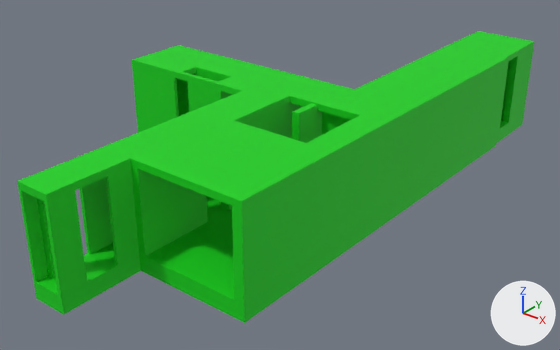
Two versions of the OBJ model LaboReV/data/baker/rdc/couloirs_rdc.obj, one commit apart.
The view is the same before and after, from a 50 mm lens placed at (17.63, -5.86, 10.16), pointed at (4.16, 10.98, -0.28). Every picture has the same lights, and +X, +Y and +Z are marked at lower right. Where no turn or scale is listed for an object, it has been applied to the vertices. Vertices at the same position are counted once.

Objects in the first picture: 'Couloirs_RDC_Cube.039'.
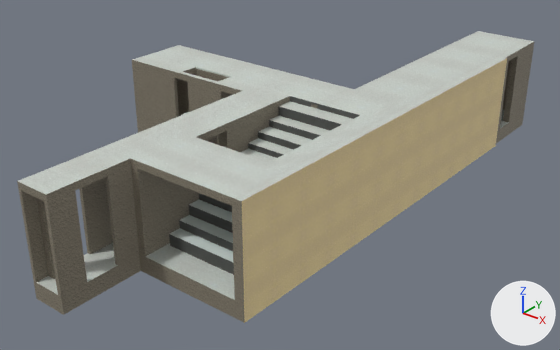
The newer file is also turned or shifted as a whole; pictures and numbers use the older file's frame.

Changed parts and their boxes [x1, y1, x2, y2] in the pictures (560 x 350 px):
part 1 of me_couloirs_rdc_cube_039, added
    after: [169, 101, 352, 275]
part 2 of me_couloirs_rdc_cube_039, built on
    both: [111, 58, 507, 297]
part 3 of me_couloirs_rdc_cube_039, recoloured (green to beige)
    both: [242, 59, 530, 322]
part 4 of me_couloirs_rdc_cube_039, recoloured
    both: [17, 42, 534, 323]
part 5 of me_couloirs_rdc_cube_039, recoloured (green to grey)
    both: [18, 31, 534, 300]
part 6 of me_couloirs_rdc_cube_039, recoloured (green to grey)
    both: [290, 96, 359, 119]

Patch to the scene script:
```diff
--- a/LaboReV/data/baker/rdc/couloirs_rdc.obj.py
+++ b/LaboReV/data/baker/rdc/couloirs_rdc.obj.py
@@ mat_murextlow @@
+mat_murextlow = principled_material('MurExtLow')
+mat_murextlow.texture = img_danteext_jpg
+mat_murextlow.roughness = 0.69
@@ mat_darkwall @@
+mat_darkwall = principled_material('darkWall')
+mat_darkwall.texture = img_dantedark_png
+mat_darkwall.roughness = 0.69
@@ mat_ceiling @@
+mat_ceiling = principled_material('ceiling')
+mat_ceiling.texture = img_dante_jpg
+mat_ceiling.roughness = 0.69
@@ mat_greydwall @@
+mat_greydwall = principled_material('greyDWall')
+mat_greydwall.texture = img_wall_png
+mat_greydwall.roughness = 0.693
@@ me_couloirs_rdc_cube_039 @@
-me_couloirs_rdc_cube_039.from_pydata(...)  # 460 vertices, 949 faces; spans x -1.2..8.2, y 2.5..20.1, z -0.5..2.6
+me_couloirs_rdc_cube_039.from_pydata(...)  # 620 vertices, 1262 faces; spans x -1.2..8.2, y 2.5..20.1, z -0.5..2.6
+# me_couloirs_rdc_cube_039 part 1: a new loose piece of 76 vertices spanning x 4.9..7.6, y 5.6..10.5, z -0.1..2.4
+# me_couloirs_rdc_cube_039 part 2
+# 12 faces are deleted
+# 6 vertices in x 5.6..5.9, y 9.7, z 0.0..2.6 move by (0.0, 0.8, 0.0)
+# 4 vertices in x 4.9..7.3, y 8.1, z 2.4..2.6 move by (0.0, -1.4, 0.0)
+# 8 vertices are added at x 2.5, y 10.2..10.7, z 2.4..2.6
+# 10 new faces join them, mat_greydwall (picture img_wall_png)
+# 13 new faces join them, mat_ceiling (picture img_dante_jpg)
+# 6 new faces join them, mat_darkwall (picture img_dantedark_png)
+# me_couloirs_rdc_cube_039 part 3: 67 faces spanning x -1.2..8.2, y 4.9..20.1, z -0.5..2.6 switch from mat_matiere (green #00d10d) to mat_murextlow (picture img_danteext_jpg)
+# me_couloirs_rdc_cube_039 part 4: 702 faces spanning x -1.2..8.2, y 2.5..20.1, z -0.5..2.6 switch from mat_matiere (green #00d10d) to mat_greydwall (picture img_wall_png)
+# me_couloirs_rdc_cube_039 part 5: 162 faces spanning x -1.2..8.2, y 2.5..20.1, z -0.5..2.6 switch from mat_matiere (green #00d10d) to mat_ceiling (picture img_dante_jpg)
+# me_couloirs_rdc_cube_039 part 6: 6 faces spanning x 4.9..7.3, y 10.5, z 2.4..2.6 switch from mat_matiere (green #00d10d) to mat_darkwall (picture img_dantedark_png)
```
